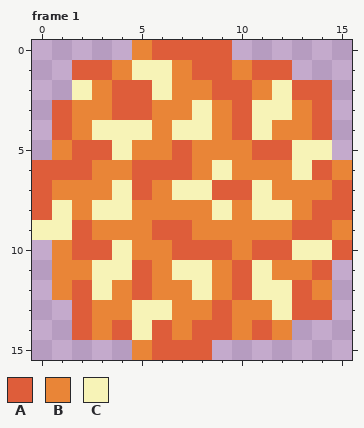
File history of a pixel-art file, assets/source/aseprite/projectiles/projectile_fire_patch.aseprite. This is how it looked before the edit.
16x16 pixels, 1 frame. Shown: frame 1. The commit also changed other frames, which this record leaves out.
Palette (. is transparent): A #de5d3a  B #e98537  C #f7f3b7
Pixels before, frame 1, first column x 0:
 0 .....BAAAA......
 1 ..AABCCBAABAA...
 2 ..CBAACBBAABCAA.
 3 .ABBAABBCBACCBA.
 4 .ABCCCBCCBACBBA.
 5 .BAACBBABBBAACC.
 6 AAABBAAABCBBBCAB
 7 ABBBCABCCAACBBBA
 8 ACBCCBBBBCBCCBAA
 9 CCABBBAABBBBBAAB
10 .BAACBBAAABAACCA
11 .BBCCABCCBACBBA.
12 .BACBABBCBACCAB.
13 ..ABBCCBBABBCAA.
14 ..ABACABAABAB...
15 .....BAAA.......
After the commit:
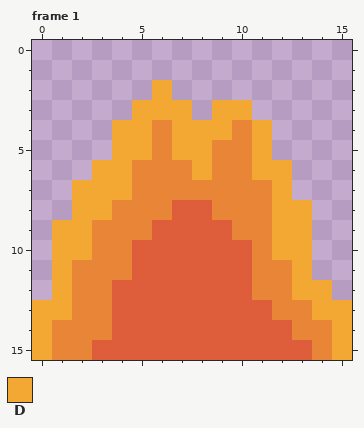
Colours new in this view: D #f3a833
Diff:
Changed rows in their new state; - is an unchanged pixel.
Frame 1:
first column x 0:
 0 -----.....------
 1 --...........---
 2 --....D........-
 3 -....DDD.DD....-
 4 -...DD-DDDBD...-
 5 -...DD-DD--D...-
 6 ...DDBBBDB-DD...
 7 ..DDDB-BBBBBD...
 8 ..DDB--AAB-BDD..
 9 .DD-----AA--DD..
10 -DDBBAA---ABDD..
11 -D-BB-AAAA-B-D.-
12 -DBBA-AAAA-BBDD-
13 DDB-AAAAA-AABBDD
14 DBB--A-A--A-ABBD
15 DBBAAA---AAAAABD
Changed places in both pictures, as pixel boxes (x1, y1, x2, y2):
changed: (32, 40, 352, 360)
